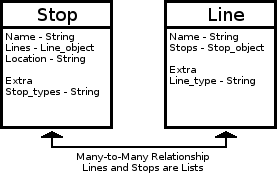
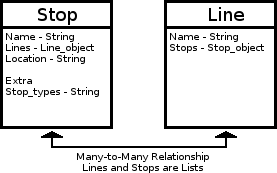
Two versions of the same layered image (277 × 173). Layer-by-layer changes:
hid "Extra #2" over [170, 66, 196, 73]
hid "Line_type - String" over [170, 76, 255, 86]
